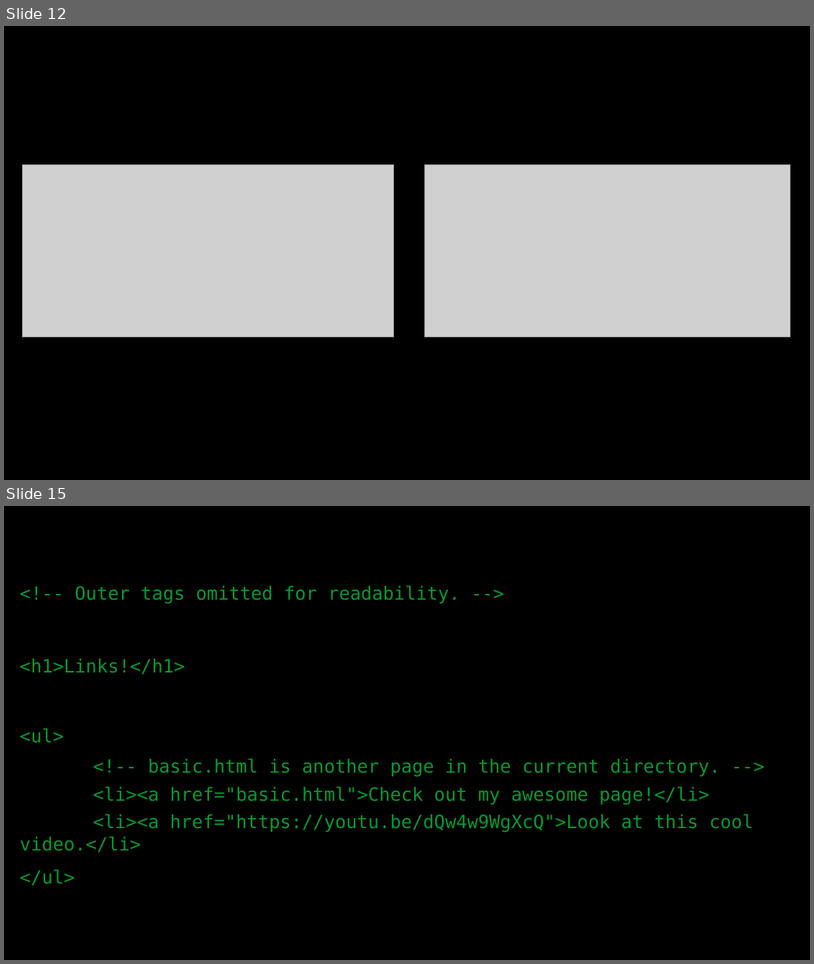
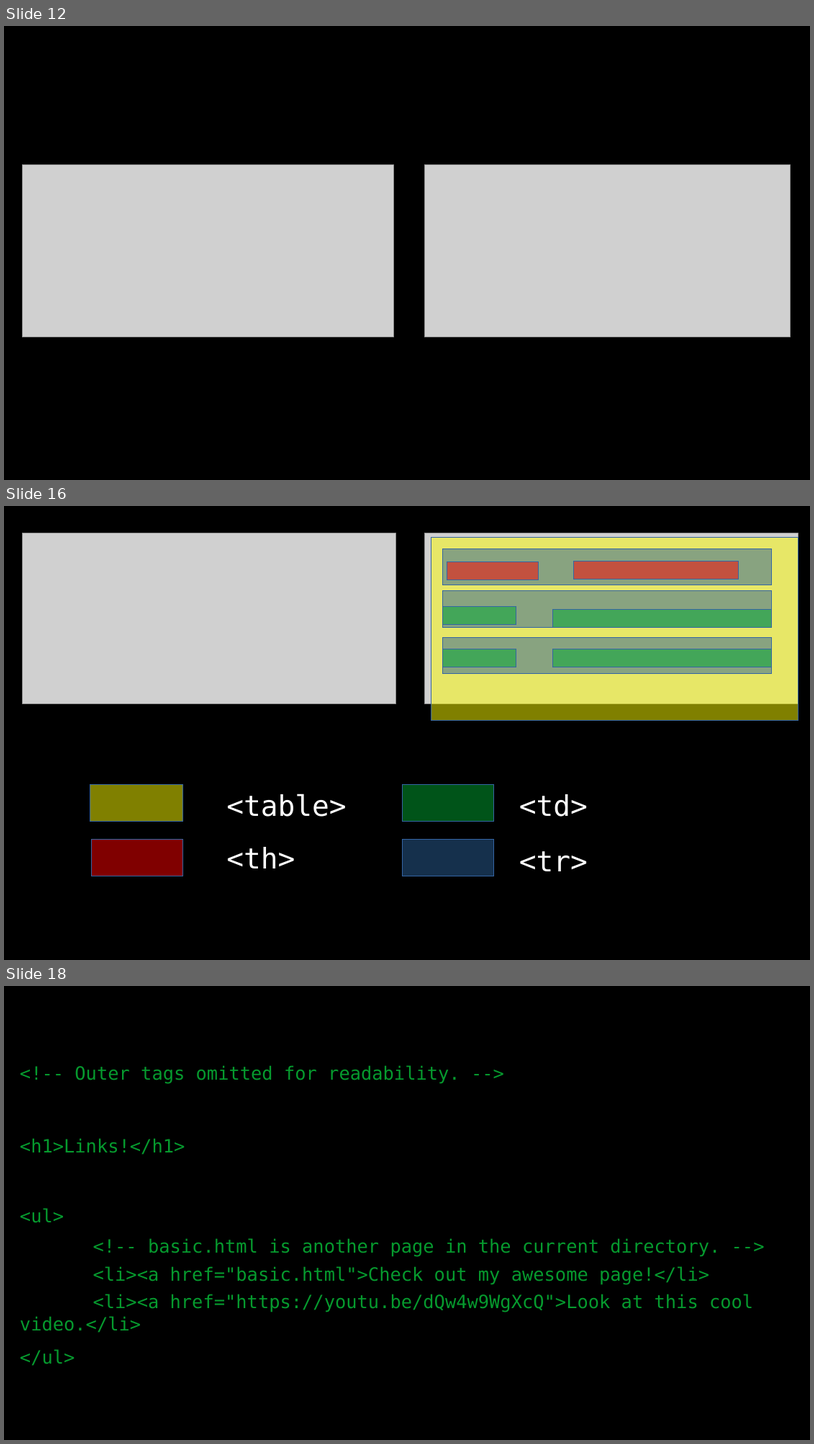
Before and after one commit to alexacallmebaka/htmlflasksql, a slide deck: slides/deck.odp. Shown one above the other, each under a label of ours: slides 12 and 15 before the commit, slides 12, 16 and 18 after it; the slides between them are not shown. The pictures are 814x964 and 814x1444 pixels, drawn with LibreOffice and Linux fonts; fonts in the diff are those of the drawing; grey boxes stand for pictures. Boxes give left, top, right and bottom in pixels: in the first picture for what was removed or moved away, otherwise in the second. Text is boxed around its words. In the diff, an @@ line names an element or a change of style, - is before the commit and + after.

```diff
--- a/slides/deck.odp
+++ b/slides/deck.odp
@@ slide 16 added at [4, 506, 810, 960], background #000000 @@
@@ picture added at [22, 533, 396, 703] @@
@@ picture added at [424, 533, 799, 703] @@
@@ rectangle added at [432, 538, 799, 721], fill #FFFF00 at 50% opacity, outline #3465A4 0 pt @@
@@ rectangle added at [443, 548, 772, 585], fill #2A6099 at 50% opacity, outline #3465A4 0 pt @@
@@ rectangle added at [448, 561, 539, 580], fill #FF0000 at 50% opacity, outline #3465A4 0 pt @@
@@ rectangle added at [574, 561, 738, 579], fill #FF0000 at 50% opacity, outline #3465A4 0 pt @@
@@ rectangle added at [443, 591, 772, 628], fill #2A6099 at 50% opacity, outline #3465A4 0 pt @@
@@ rectangle added at [443, 606, 516, 625], fill #00A933 at 50% opacity, outline #3465A4 0 pt @@
@@ rectangle added at [553, 609, 772, 628], fill #00A933 at 50% opacity, outline #3465A4 0 pt @@
@@ rectangle added at [443, 637, 772, 674], fill #2A6099 at 50% opacity, outline #3465A4 0 pt @@
@@ rectangle added at [443, 649, 516, 667], fill #00A933 at 50% opacity, outline #3465A4 0 pt @@
@@ rectangle added at [553, 649, 772, 667], fill #00A933 at 50% opacity, outline #3465A4 0 pt @@
@@ rectangle added at [90, 784, 183, 821], fill #FFFF00 at 50% opacity, outline #3465A4 0 pt @@
@@ rectangle added at [403, 784, 494, 821], fill #00A933 at 50% opacity, outline #3465A4 0 pt @@
@@ text added at [226, 793, 346, 816], 28 pt, text #FFFFFF @@
+<table>
@@ text added at [520, 794, 588, 816], 28 pt, text #FFFFFF @@
+<td>
@@ rectangle added at [92, 839, 183, 875], fill #FF0000 at 50% opacity, outline #3465A4 0 pt @@
@@ text added at [226, 847, 295, 868], 28 pt, text #FFFFFF @@
+<th>
@@ rectangle added at [403, 839, 494, 875], fill #2A6099 at 50% opacity, outline #3465A4 0 pt @@
@@ text added at [520, 851, 588, 871], 28 pt, text #FFFFFF @@
+<tr>
@@ what was slide 15 is now slide 18 @@
```
Also in this commit, not shown: 5 slides changed, 11 other slides added.
